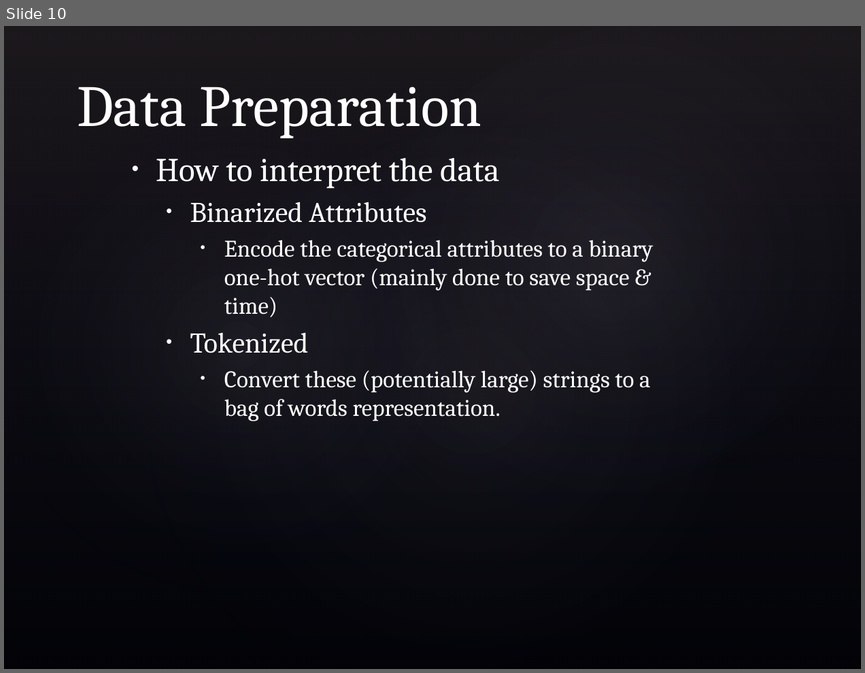
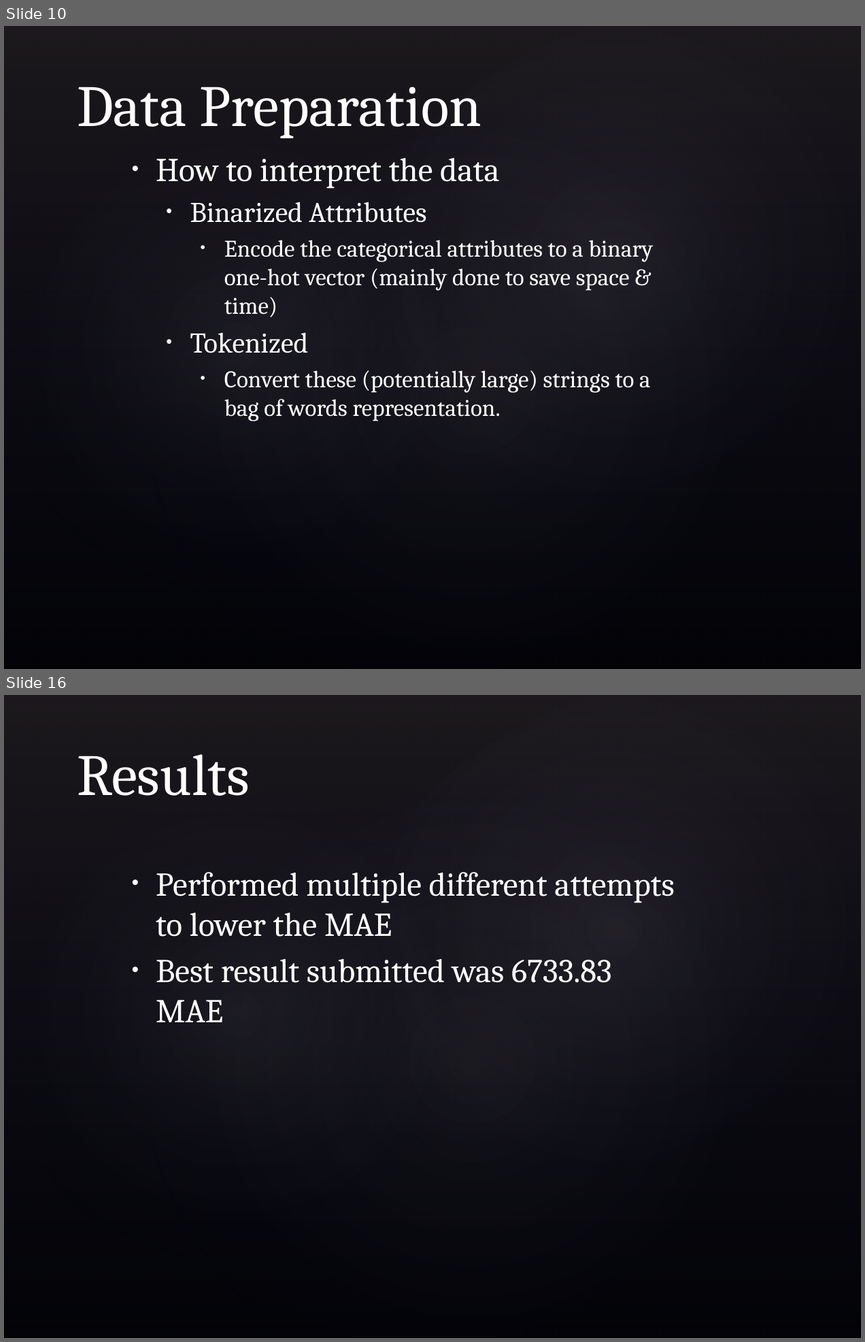
Before and after one commit to bradens/adzuna-competition, a slide deck: presentation.pptx. Shown one above the other, each under a label of ours: slide 10 before the commit, slides 10 and 16 after it; the slides between them are not shown. The pictures are 865x673 and 865x1342 pixels, drawn with LibreOffice and Linux fonts; fonts in the diff are those of the drawing; background and template pictures are left out. Boxes give left, top, right and bottom in pixels: in the first picture for what was removed or moved away, otherwise in the second. Text is boxed around its words. In the diff, an @@ line names an element or a change of style, - is before the commit and + after.

```diff
--- a/presentation.pptx
+++ b/presentation.pptx
@@ slide 16 added at [4,695,861,1338], background picture (left out); not listed: 4 template elements that a slide beside it also shows @@
@@ title added at [77,754,249,796], 49 pt, text #FFFFFF @@
+Results
@@ text added at [156,872,674,1022], 28 pt, text #FFFFFF @@
+• Performed multiple different attempts to lower the MAE
+• Best result submitted was 6733.83 MAE
```
Also in this commit, not shown: 2 slides changed, 6 other slides added.
